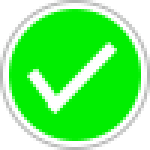
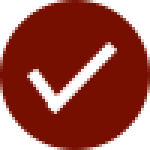
Before/after of a 150px x 150px layered artwork. What changed in the layer stack:
painted on "Border" over <box>0,0,150,150</box>
